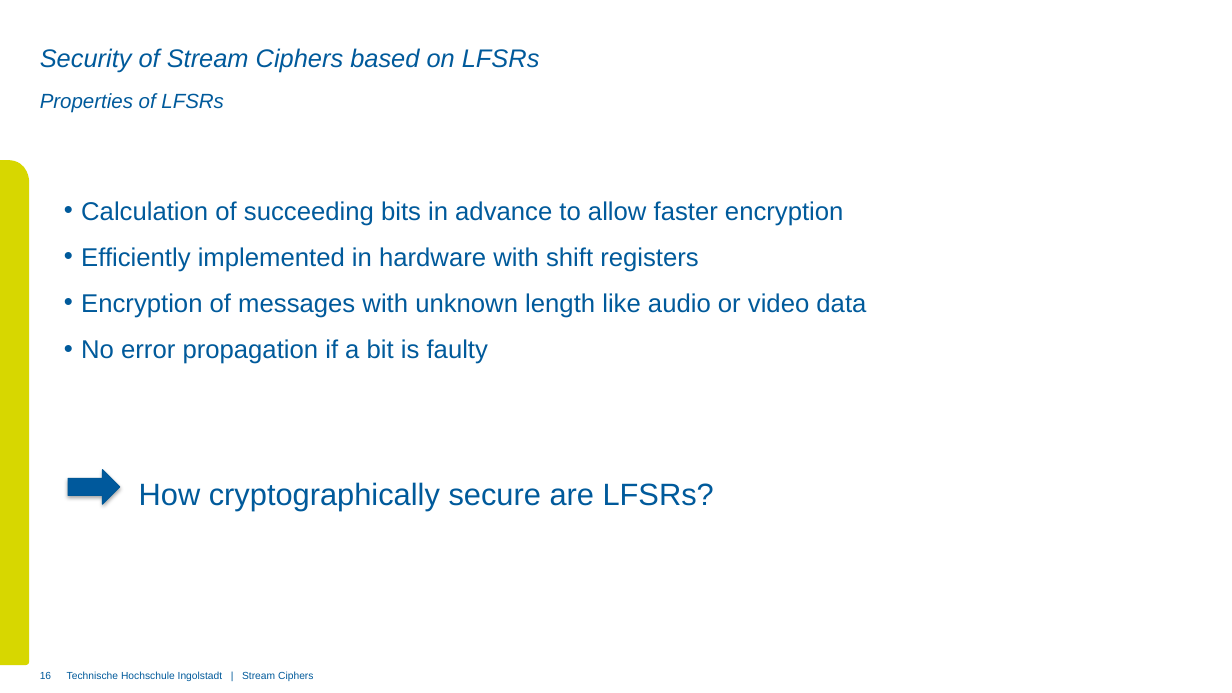
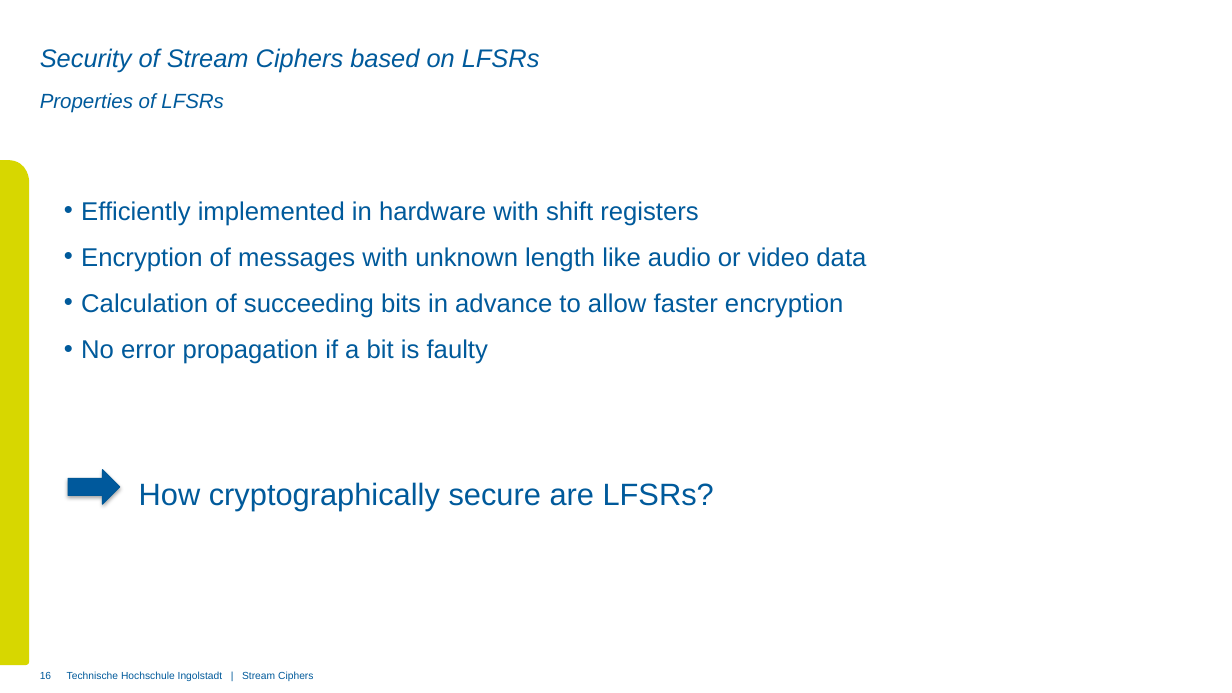
Before and after one commit to xThale/crypto-stream-ciphers, a slide deck: slide 16 of Präsentation/Presentation Unmerged Simon.pptx. Drawn at 1232x693 pixels with LibreOffice and Linux fonts; fonts in the diff are those of the drawing; background and template pictures are left out. Boxes give left, top, right and bottom in pixels: in the first picture for what was removed or moved away, otherwise in the second. Text is boxed around its words. In the diff, an @@ line names an element or a change of style, - is before the commit and + after.

Commit message:
Add one slide :))

```diff
--- a/Präsentation/Presentation Unmerged Simon.pptx
+++ b/Präsentation/Presentation Unmerged Simon.pptx
@@ text at (81, 201, 844, 226): paragraph removed @@
-• Calculation of succeeding bits in advance to allow faster encryption
@@ text at (81, 293, 844, 318): paragraph added @@
+• Calculation of succeeding bits in advance to allow faster encryption
```
Also in this commit, not shown: 4 other slides changed, 1 slide added, 4 other files.
